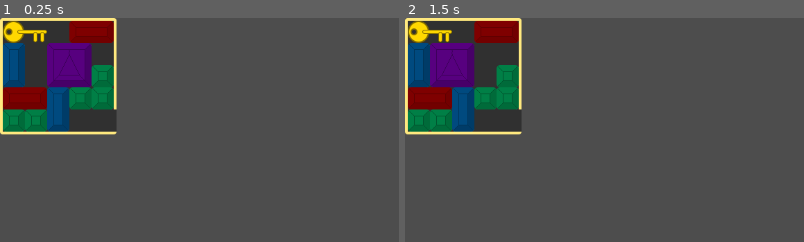
Above: before the commit, frames 1-2 (left to right).
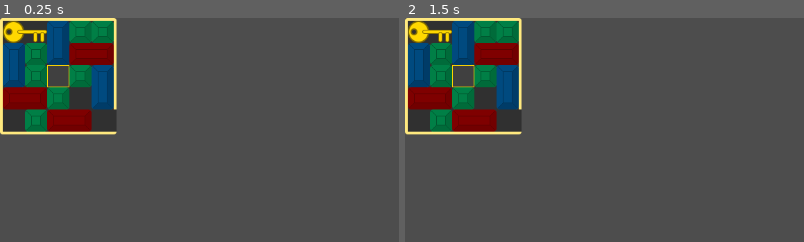
Above: after the commit, the same moments.

Repository: CUGG-2025-Puzzlers/detective-shrimp
Game: Godot game, scene res://scenes/slide_puzzle/slide_puzzle.tscn
Two runs of this game, one before a commit and one after it. Both use one fixed random seed, a clock stepped at 60 frames per second and the inputs below. The project has no main scene, so this scene is started directly.
Inputs (mouse positions are % of the whole screen's width and height, from its top left):
- Up to frame 1 (0.25 s): no input
- Up to frame 2 (1.5 s): tap Enter at 0.5 s; move the mouse to (7, 13) at 0.52 s; click (7, 13) at 0.67 s; tap Space at 1.25 s; move the mouse to (30, 55) at 1.27 s; click (30, 55) at 1.42 s
The pictures show only the part of the screen within x 0-50%, y 0-50%; the shares and areas given below are measured in that part.

The runs differ from the first frame. In frame 1, 9.3% of the frame differs, in the area x 0-29%, y 1-51%; in frame 2, 9.3%.

Commit message:
[WIP] 5x5 puzzle with 1 wall piece

Diff:
--- a/scenes/slide_puzzle/slide_puzzle.tscn
+++ b/scenes/slide_puzzle/slide_puzzle.tscn
@@ -5,10 +5,10 @@
 [ext_resource type="PackedScene" uid="uid://cboumc36hyhwu" path="res://scenes/slide_puzzle/pieces/piece_1x1.tscn" id="2_tunya"]
 [ext_resource type="PackedScene" uid="uid://xcxstsq1ci2n" path="res://scenes/slide_puzzle/pieces/piece_1x2.tscn" id="3_p6xdk"]
 [ext_resource type="PackedScene" uid="uid://ciayqcy3xcbjm" path="res://scenes/slide_puzzle/pieces/piece_2x1.tscn" id="4_tunya"]
-[ext_resource type="PackedScene" uid="uid://bfhsl8g57pdfd" path="res://scenes/slide_puzzle/pieces/piece_2x2.tscn" id="5_0rcvq"]
 [ext_resource type="PackedScene" uid="uid://dmf136m2lw3jo" path="res://scenes/slide_puzzle/pieces/piece_key.tscn" id="6_avuny"]
 [ext_resource type="Script" uid="uid://dei5dyvwkle7g" path="res://scripts/slide_puzzle/slide_puzzle_arrows.gd" id="7_c3wdx"]
 [ext_resource type="Script" uid="uid://b1asa31885gq8" path="res://scripts/slide_puzzle/slide_puzzle_goal.gd" id="8_0rcvq"]
+[ext_resource type="PackedScene" uid="uid://c4t51cm8rt4de" path="res://scenes/slide_puzzle/pieces/slide_puzzle_wall.tscn" id="8_avuny"]
 [ext_resource type="Texture2D" uid="uid://x4ww3iqcwdxg" path="res://textures/slide_puzzle/arrow.png" id="8_isxt6"]
 [ext_resource type="Script" uid="uid://bxt6vw0pqa7as" path="res://scripts/slide_puzzle/slide_puzzle_arrow.gd" id="9_w33xh"]
 
@@ -31,78 +31,101 @@
 
 [node name="Piece (1x1)" parent="Board" instance=ExtResource("2_tunya")]
 layout_mode = 0
+offset_left = 32.0
+offset_top = 64.0
+offset_right = 64.0
+offset_bottom = 96.0
+mouse_filter = 1
+
+[node name="Piece (1x1)3" parent="Board" instance=ExtResource("2_tunya")]
+layout_mode = 0
+offset_left = 32.0
 offset_top = 128.0
-offset_right = 32.0
+offset_right = 64.0
 offset_bottom = 160.0
 mouse_filter = 1
 
-[node name="Piece (1x1)3" parent="Board" instance=ExtResource("2_tunya")]
-layout_mode = 0
-offset_left = 32.0
-offset_top = 128.0
-offset_right = 64.0
-offset_bottom = 160.0
-mouse_filter = 1
-
-[node name="Piece (1x1)5" parent="Board" instance=ExtResource("2_tunya")]
-layout_mode = 0
-offset_left = 128.0
-offset_top = 96.0
-offset_right = 160.0
-offset_bottom = 128.0
-mouse_filter = 1
-
 [node name="Piece (1x1)4" parent="Board" instance=ExtResource("2_tunya")]
 layout_mode = 0
-offset_left = 96.0
-offset_top = 96.0
-offset_right = 128.0
-offset_bottom = 128.0
+offset_left = 32.0
+offset_top = 32.0
+offset_right = 64.0
+offset_bottom = 64.0
 mouse_filter = 1
 
 [node name="Piece (1x1)2" parent="Board" instance=ExtResource("2_tunya")]
-layout_mode = 0
-offset_left = 128.0
-offset_top = 64.0
-offset_right = 160.0
-offset_bottom = 96.0
-mouse_filter = 1
-
-[node name="Piece (1x2)" parent="Board" instance=ExtResource("3_p6xdk")]
-layout_mode = 0
-offset_left = 96.0
-offset_right = 160.0
-offset_bottom = 32.0
-mouse_filter = 1
-
-[node name="Piece (1x2)2" parent="Board" instance=ExtResource("3_p6xdk")]
-layout_mode = 0
-offset_top = 96.0
-offset_right = 64.0
-offset_bottom = 128.0
-mouse_filter = 1
-
-[node name="Piece (2x1)" parent="Board" instance=ExtResource("4_tunya")]
 layout_mode = 0
 offset_left = 64.0
 offset_top = 96.0
 offset_right = 96.0
+offset_bottom = 128.0
+mouse_filter = 1
+
+[node name="Piece (1x1)5" parent="Board" instance=ExtResource("2_tunya")]
+layout_mode = 0
+offset_left = 128.0
+offset_right = 160.0
+offset_bottom = 32.0
+mouse_filter = 1
+
+[node name="Piece (1x1)7" parent="Board" instance=ExtResource("2_tunya")]
+layout_mode = 0
+offset_left = 96.0
+offset_right = 128.0
+offset_bottom = 32.0
+mouse_filter = 1
+
+[node name="Piece (1x1)6" parent="Board" instance=ExtResource("2_tunya")]
+layout_mode = 0
+offset_left = 96.0
+offset_top = 64.0
+offset_right = 128.0
+offset_bottom = 96.0
+mouse_filter = 1
+
+[node name="Piece (1x2)" parent="Board" instance=ExtResource("3_p6xdk")]
+layout_mode = 0
+offset_top = 96.0
+offset_right = 64.0
+offset_bottom = 128.0
+mouse_filter = 1
+
+[node name="Piece (1x2)2" parent="Board" instance=ExtResource("3_p6xdk")]
+layout_mode = 0
+offset_left = 96.0
+offset_top = 32.0
+offset_right = 160.0
+offset_bottom = 64.0
+mouse_filter = 1
+
+[node name="Piece (1x2)3" parent="Board" instance=ExtResource("3_p6xdk")]
+layout_mode = 0
+offset_left = 64.0
+offset_top = 128.0
+offset_right = 128.0
 offset_bottom = 160.0
 mouse_filter = 1
 
-[node name="Piece (2x1)3" parent="Board" instance=ExtResource("4_tunya")]
+[node name="Piece (2x1)" parent="Board" instance=ExtResource("4_tunya")]
 layout_mode = 0
 offset_top = 32.0
 offset_right = 32.0
 offset_bottom = 96.0
 mouse_filter = 1
 
-[node name="Piece (2x2)" parent="Board" instance=ExtResource("5_0rcvq")]
-layout_mode = 0
-offset_left = 64.0
-offset_top = 32.0
-offset_right = 128.0
-offset_bottom = 96.0
+[node name="Piece (2x1)2" parent="Board" instance=ExtResource("4_tunya")]
+layout_mode = 0
+offset_left = 128.0
+offset_top = 64.0
+offset_right = 160.0
+offset_bottom = 128.0
+mouse_filter = 1
+
+[node name="Piece (2x1)4" parent="Board" instance=ExtResource("4_tunya")]
+layout_mode = 0
+offset_left = 64.0
+offset_right = 96.0
+offset_bottom = 64.0
 mouse_filter = 1
 
 [node name="Piece (Key)" parent="Board" instance=ExtResource("6_avuny")]
@@ -111,7 +134,15 @@
 offset_bottom = 32.0
 mouse_filter = 1
 
+[node name="Wall" parent="Board" instance=ExtResource("8_avuny")]
+layout_mode = 0
+offset_left = 64.0
+offset_top = 64.0
+offset_right = 96.0
+offset_bottom = 96.0
+
 [node name="Goal" type="Control" parent="Board"]
+visible = false
 anchors_preset = 0
 offset_left = 96.0
 offset_top = 128.0
